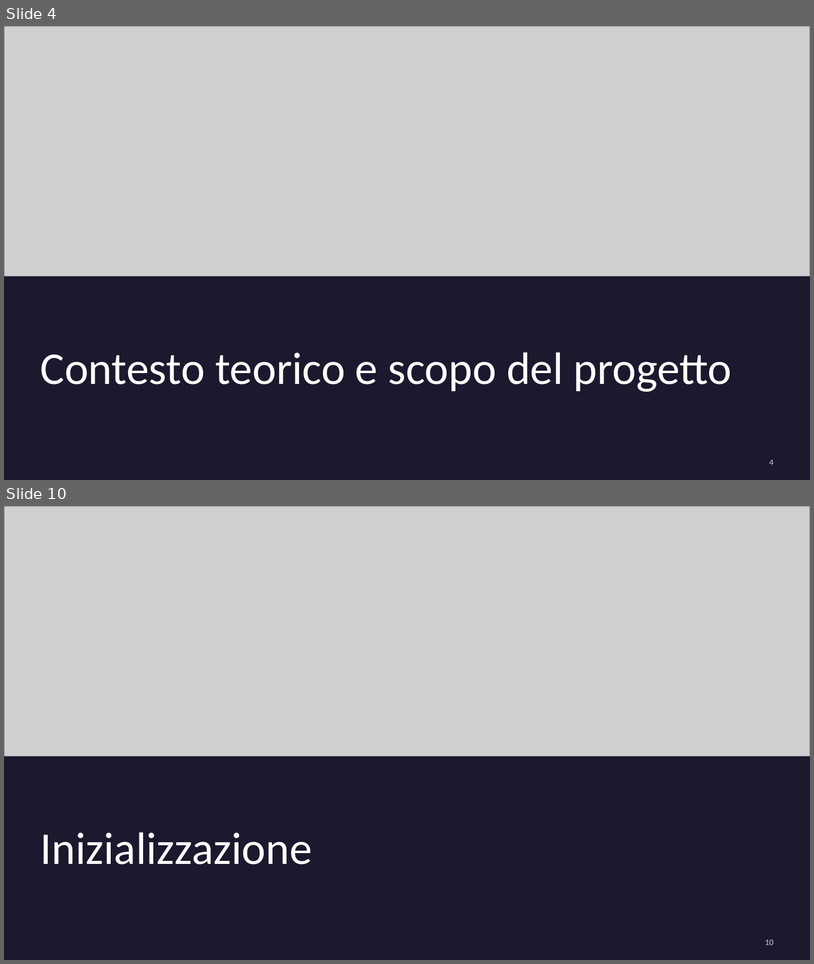
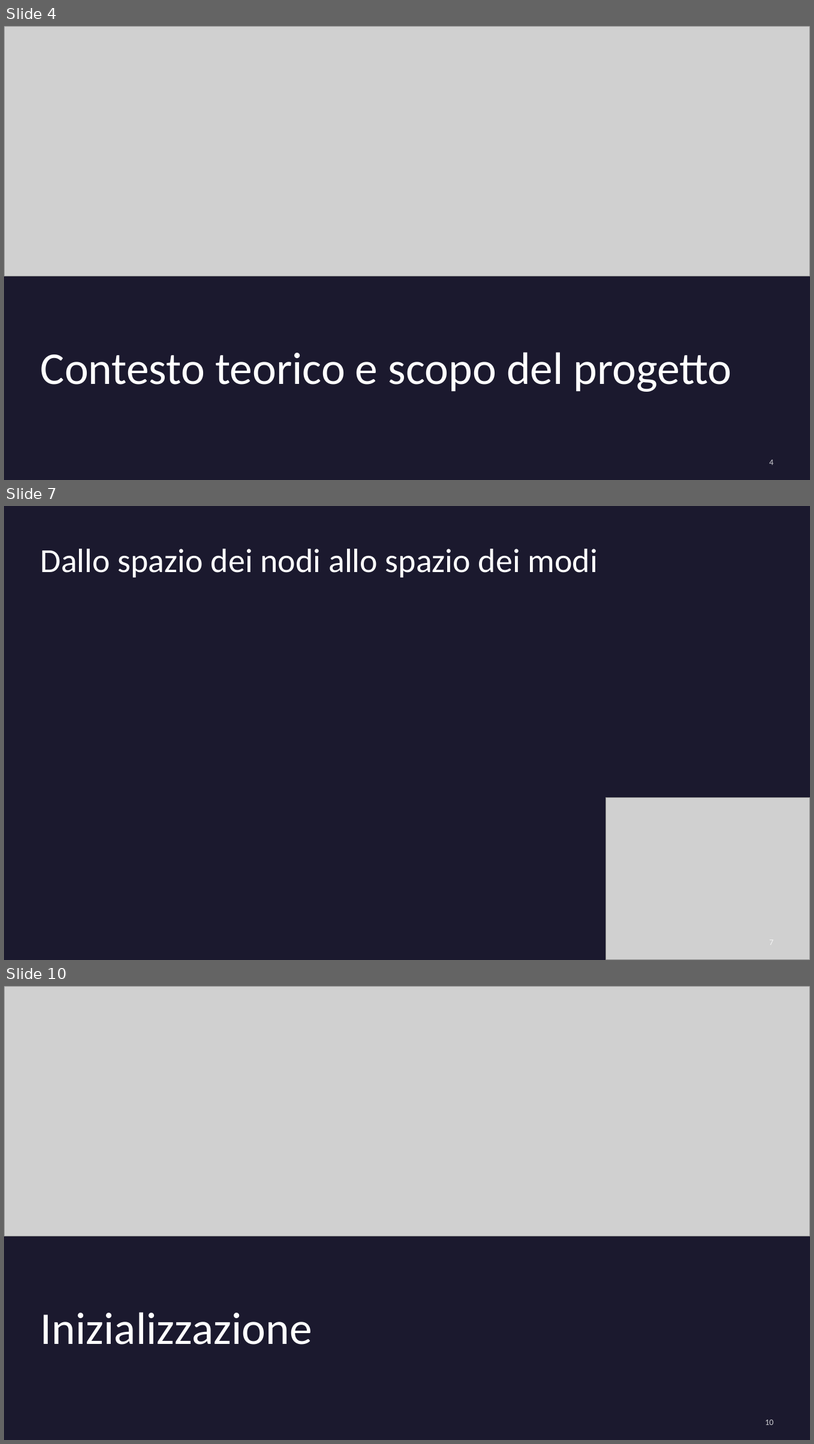
Before and after one commit to AlessandroPaduret/Numerical-Analysis, a slide deck: presentazione/Presentazione progetto Calcolo Numerico 2026.pptx. Shown one above the other, each under a label of ours: slides 4 and 10 before the commit, slides 4, 7 and 10 after it; the slides between them are not shown. The pictures are 814x964 and 814x1444 pixels, drawn with LibreOffice and Linux fonts; fonts in the diff are those of the drawing; grey boxes stand for pictures. Boxes give left, top, right and bottom in pixels: in the first picture for what was removed or moved away, otherwise in the second. Text is boxed around its words. In the diff, an @@ line names an element or a change of style, - is before the commit and + after.

```diff
--- a/presentazione/Presentazione progetto Calcolo Numerico 2026.pptx
+++ b/presentazione/Presentazione progetto Calcolo Numerico 2026.pptx
@@ slide 7 added at bbox=[4, 506, 810, 960], background #1B192E @@
@@ title added at bbox=[41, 549, 598, 577], 40 pt, text #FFFFFF @@
+Dallo spazio dei nodi allo spazio dei modi
@@ picture added at bbox=[606, 797, 810, 960] @@
@@ page number added at bbox=[770, 937, 774, 947], 10 pt, text #FFFFFF at 80% opacity @@
+7
```
Also in this commit, not shown: 1 slide changed, 3 other slides added, 4 slides removed, 6 other files.
